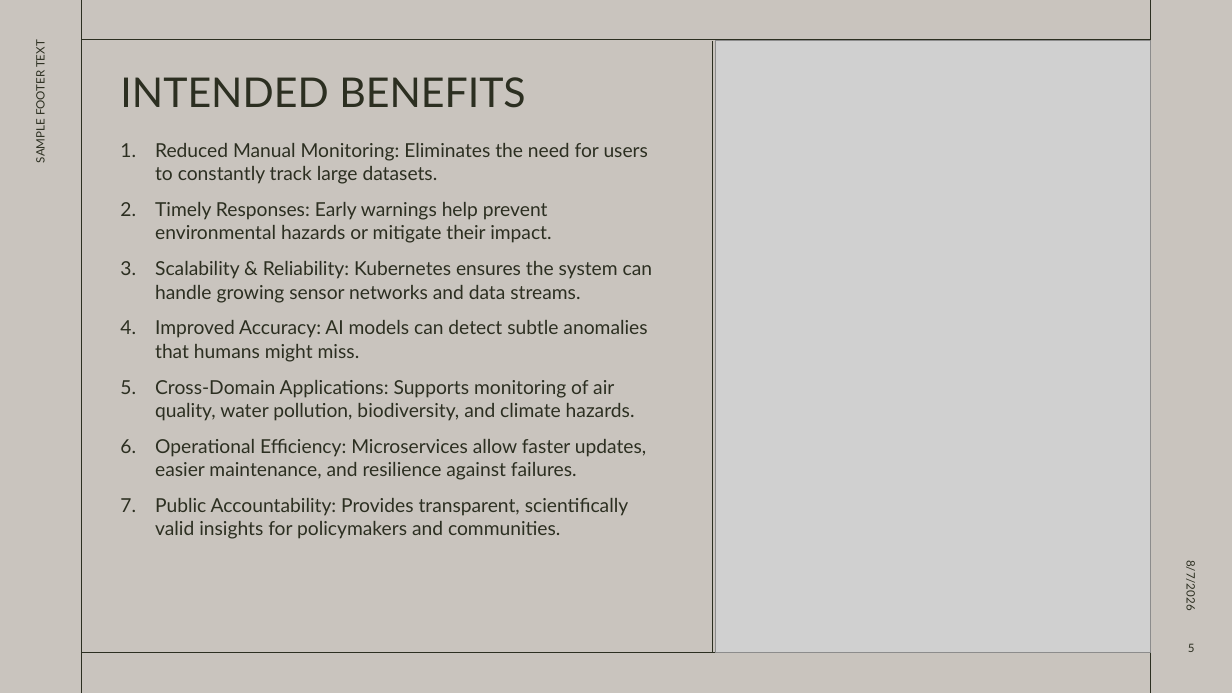
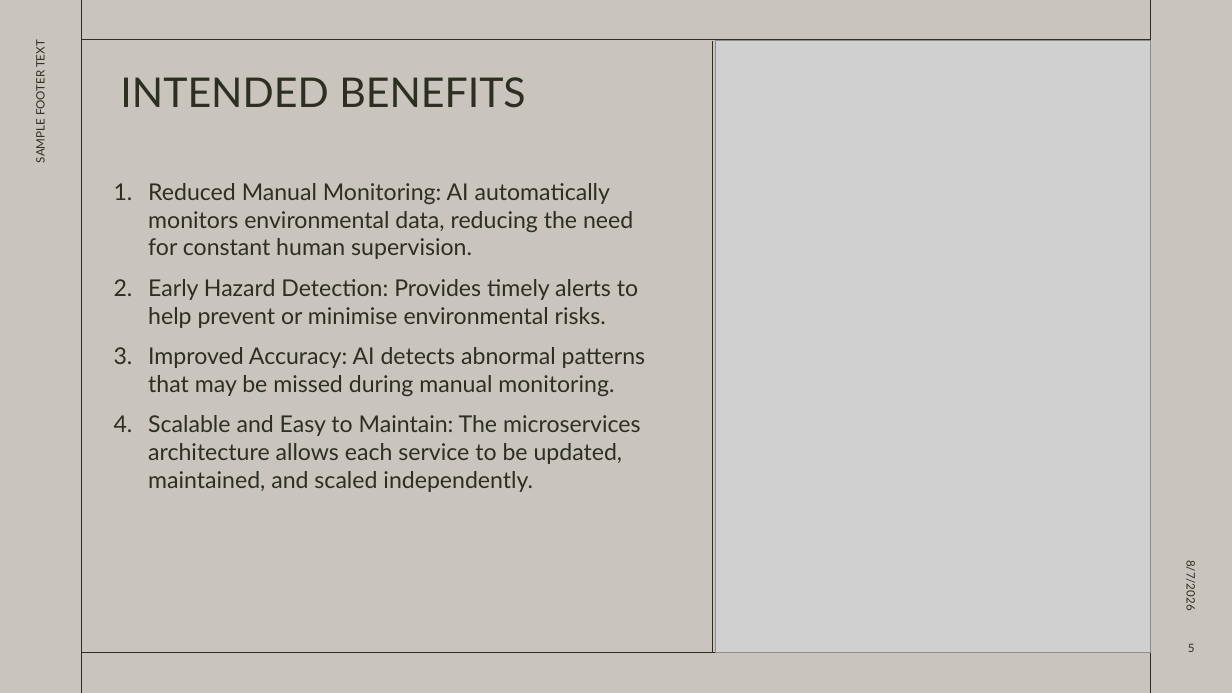
Before and after one commit to cucucumber789-svg/EGT307_T2_Bacon, a slide deck: slide 5 of EGT307 PRESENTATION.pptx. Drawn at 1232x693 pixels with LibreOffice and Linux fonts; fonts in the diff are those of the drawing; grey boxes stand for pictures. Boxes give left, top, right and bottom in pixels: in the first picture for what was removed or moved away, otherwise in the second. Text is boxed around its words. In the diff, an @@ line names an element or a change of style, - is before the commit and + after.

Commit message:
intended benefits update

```diff
--- a/EGT307 PRESENTATION.pptx
+++ b/EGT307 PRESENTATION.pptx
@@ text at (148, 183, 645, 492): text changed; size 15 to 18 pt @@
-1. Reduced Manual Monitoring: Eliminates the need for users to constantly track large datasets.
-2. Timely Responses: Early warnings help prevent environmental hazards or mitigate their impact.
-3. Scalability & Reliability: Kubernetes ensures the system can handle growing sensor networks and data streams.
-4. Improved Accuracy: AI models can detect subtle anomalies that humans might miss.
-5. Cross-Domain Applications: Supports monitoring of air quality, water pollution, biodiversity, and climate hazards.
-6. Operational Efficiency: Microservices allow faster updates, easier maintenance, and resilience against failures.
-7. Public Accountability: Provides transparent, scientifically valid insights for policymakers and communities.
+1. Reduced Manual Monitoring: AI automatically monitors environmental data, reducing the need for constant human supervision.
+2. Early Hazard Detection: Provides timely alerts to help prevent or minimise environmental risks.
+3. Improved Accuracy: AI detects abnormal patterns that may be missed during manual monitoring.
+4. Scalable and Easy to Maintain: The microservices architecture allows each service to be updated, maintained, and scaled independently.
```
Also in this commit, not shown: 3 other slides changed, 1 slide removed, 2 other files.
